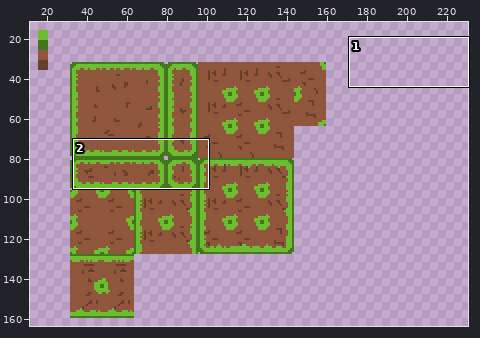
Two versions of one pixel-art file, Assets/Textures/aseprite/Tileset1.aseprite. The first picture is a wide view before the edit; the outline marks the close-up.
Close-up. Earlier state:
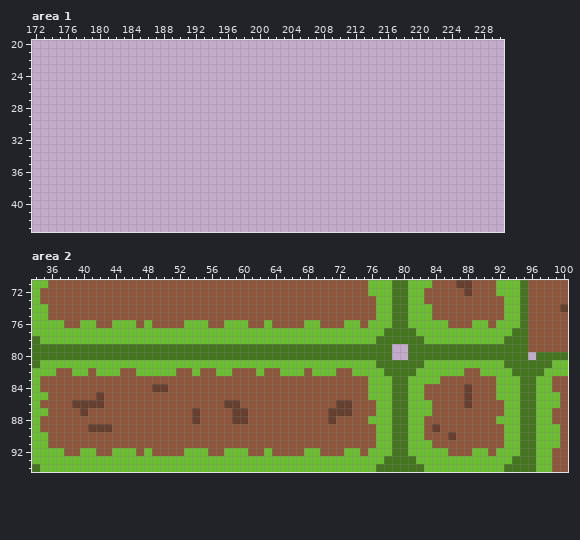
256x256 pixels, 1 frame. Shown: area 1: x 172..230, y 20..43; area 2: x 34..100, y 71..94. The wide view leaves out empty margins.
Now the later version:
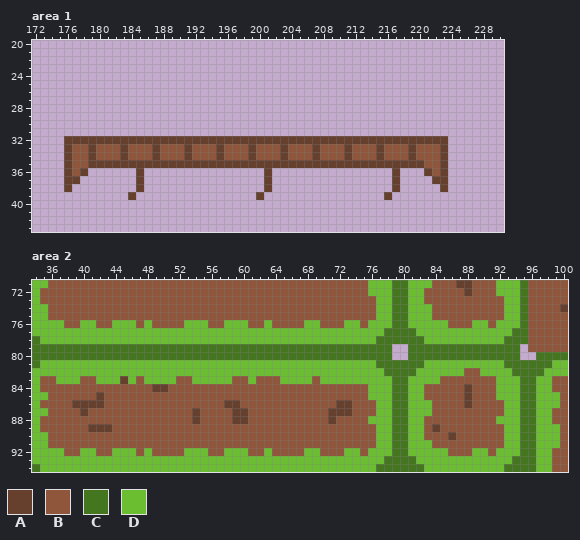
Palette (. is transparent): A #663f2d  B #8f563b  C #43761e  D #6abe30
Change:
Area 1, layer "Tilemap 1":
There is now colour A in row 32 at x 176 to 223; in rows 33 to 34 at x 176, 179, 183, 187, 191, 195, 199, 203, 207, 211, 215, 219 and 223; in row 35 at x 176, 179 to 220 and 223; in row 36 at x 176, 178, 185, 201, 217, 221 and 223; in row 37 at x 176 to 177, 185, 201, 217 and 222 to 223; in row 38 at x 176, 185, 201, 217 and 223.
There is now colour A in row 39 at x 184, 200 and 216.
There is now colour B in rows 33 to 34 at x 177 to 178, 180 to 182, 184 to 186, 188 to 190, 192 to 194, 196 to 198, 200 to 202, 204 to 206, 208 to 210, 212 to 214, 216 to 218 and 220 to 222; in row 35 at x 177 to 178 and 221 to 222; in row 36 at x 177 and 222.
Area 2, layer "Tilemap 1":
The edit turns colour B into colour A in row 83 at x 45.
The edit turns colour B into colour D in row 82 at x 37 to 38, 41, 45 to 46, 52 to 53, 55 to 56, 59 to 61, 63 to 64, 68 and 72 to 73; in row 83 at x 37 to 39, 42 to 44, 46, 48 to 51, 54 to 58, 61, 65 to 68 and 70 to 75.
The edit erases colour C in rows 79 to 80 at x 95.
Boxes around the changes in both close-ups, in picture pixels (x1, y1, x2, y2):
added: (64, 136, 448, 200)
erased: (520, 344, 528, 360)
changed: (56, 368, 368, 384)
